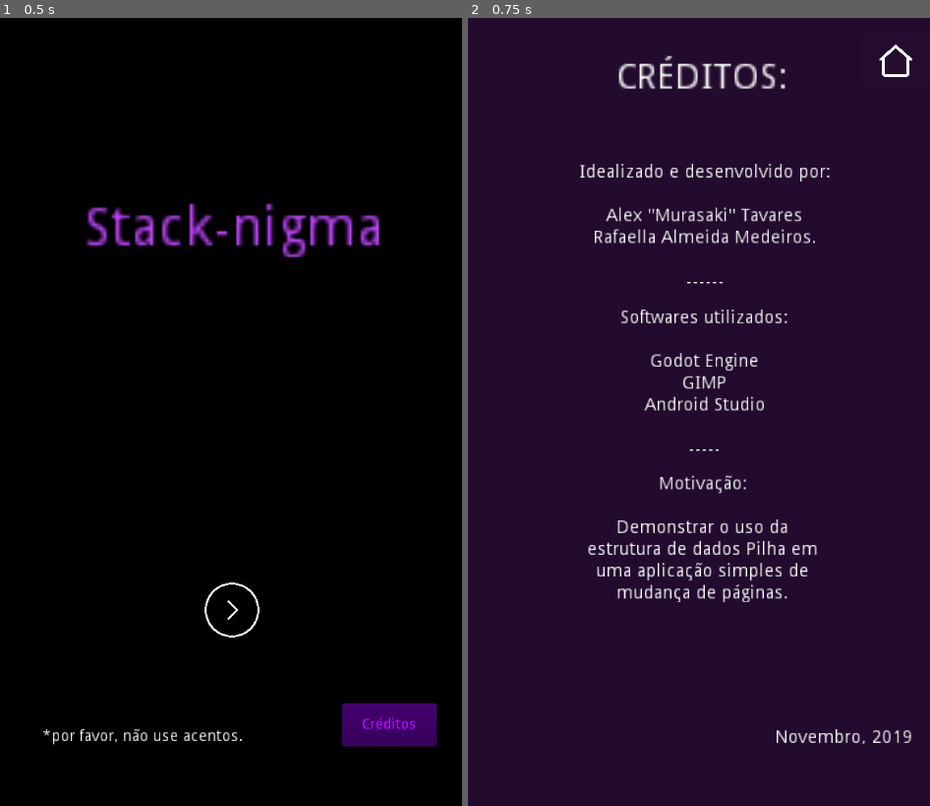
Above: before the commit, frames 1-2 (left to right).
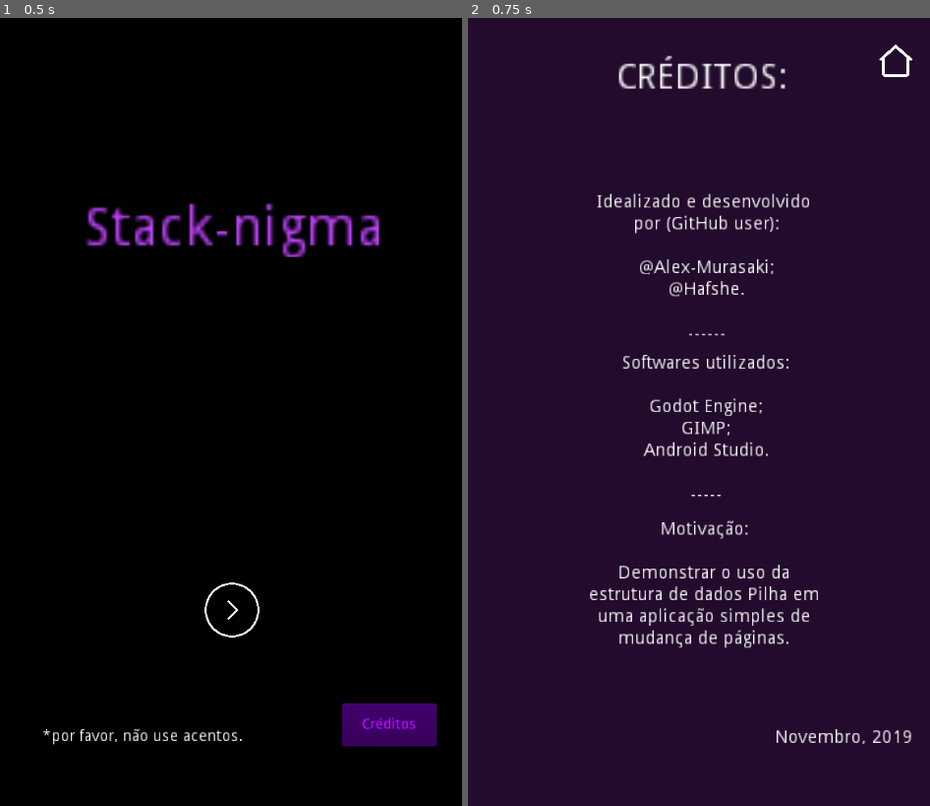
Above: after the commit, the same moments.

Repository: Alexsandro-ts/stack-nigma
Game: Godot game, scene res://cenas/main.tscn
Same seed, same stepped clock (60 frames per second), same inputs: the game is played once before the commit and once after it.
Inputs:
- Up to frame 1 (0.5 s): no input
- Up to frame 2 (0.75 s): click "Créditos" at 0.5 s

Frame 1 is identical in both runs. In frame 2, 5.7% of the frame differs, in the area x 24-79%, y 18-80%.

Commit message:
Adição da chave criptográfica.
Retirada de alguns comentários e adição da chave criptográfica ao exportador de apks.

Diff:
--- a/cenas/creditos.tscn
+++ b/cenas/creditos.tscn
@@ -6,7 +6,6 @@
 [node name="creditos" type="Node"]
 
 [node name="Control" parent="." instance=ExtResource( 1 )]
-editor/display_folded = true
 
 [node name="titulo" type="Label" parent="Control"]
 margin_left = 170.0
@@ -18,39 +17,40 @@
 align = 1
 
 [node name="devs" type="Label" parent="Control"]
-margin_left = 130.0
-margin_top = 170.0
-margin_right = 326.0
-margin_bottom = 269.0
+margin_left = 132.0
+margin_top = 205.0
+margin_right = 328.0
+margin_bottom = 321.0
 rect_scale = Vector2( 1.5, 1.5 )
-text = "Idealizado e desenvolvido por:
+text = "Idealizado e desenvolvido
+por (GitHub user):
 
-Alex \"Murasaki\" Tavares
-Rafaella Almeida Medeiros.
+@Alex-Murasaki;
+@Hafshe.
 
 ------"
 align = 1
 
 [node name="tools" type="Label" parent="Control"]
-margin_left = 130.0
-margin_top = 340.0
-margin_right = 326.0
-margin_bottom = 422.0
+margin_left = 132.0
+margin_top = 393.0
+margin_right = 328.0
+margin_bottom = 509.0
 rect_scale = Vector2( 1.5, 1.5 )
 text = "Softwares utilizados:
 
-Godot Engine
-GIMP
-Android Studio
+Godot Engine;
+GIMP;
+Android Studio.
 
 -----"
 align = 1
 
 [node name="objetive" type="Label" parent="Control"]
-margin_left = 130.0
-margin_top = 534.0
-margin_right = 323.0
-margin_bottom = 641.0
+margin_left = 132.0
+margin_top = 587.0
+margin_right = 325.0
+margin_bottom = 694.0
 rect_scale = Vector2( 1.5, 1.5 )
 text = "Motivação:
 
@@ -91,4 +91,7 @@
 [node name="dicaAberta" parent="botoesTouch/CanvasLayer" index="7"]
 visible = false
 
+[node name="Popup" parent="botoesTouch/CanvasLayer" index="8"]
+visible = false
+
 [editable path="botoesTouch"]
--- a/cenas/fases/pag_final.tscn
+++ b/cenas/fases/pag_final.tscn
@@ -12,6 +12,9 @@
 margin_bottom = 39.5
 
 [node name="botoesTouch" parent="." instance=ExtResource( 2 )]
+editor/display_folded = true
+
+[node name="CanvasLayer" parent="botoesTouch" index="0"]
 editor/display_folded = true
 
 [node name="start" parent="botoesTouch/CanvasLayer" index="0"]
@@ -33,6 +36,9 @@
 visible = false
 
 [node name="dicaAberta" parent="botoesTouch/CanvasLayer" index="7"]
+visible = false
+
+[node name="Popup" parent="botoesTouch/CanvasLayer" index="8"]
 visible = false
 
 [node name="mensagem_final" type="Label" parent="."]
@@ -57,21 +63,25 @@
 valign = 1
 
 [node name="creditos" type="Label" parent="."]
-margin_left = 20.0
-margin_top = 850.0
-margin_right = 299.0
-margin_bottom = 900.0
-text = "Desenvolvido por:
-Alex \"Murasaki\" Tavares, e
-Rafaella Almeida Medeiros"
+margin_left = 9.41333
+margin_top = 843.0
+margin_right = 288.413
+margin_bottom = 908.0
+text = "Desenvolvido por (GitHub users):
+
+@Alex-Murasaki (Alexsandro), e
+@Hafshe (Rafaella)."
 valign = 1
 
 [node name="creditos2" type="Label" parent="."]
-margin_left = 300.0
-margin_top = 890.0
-margin_right = 529.0
-margin_bottom = 910.0
-text = "será que teremos atualizações...?"
+margin_left = 276.0
+margin_top = 840.0
+margin_right = 525.0
+margin_bottom = 905.0
+text = "será que teremos atualizações...?
+
+Fique de olho em:
+github.com/Alex-Murasaki/stack-nigma"
 valign = 1
 
 [editable path="botoesTouch"]
--- a/scripts/botoes_touch.gd
+++ b/scripts/botoes_touch.gd
@@ -13,26 +13,6 @@
 	else:
 		posterior = 1
 
-#	$CanvasLayer/Popup/AcceptDialog
-
-#	"python e melhor que java"
-#	k1b3g9s4l4m9  w1  n8w1o6s4l4i5  j2f5w1  q2z7e7z7
-
-#	"maconha"
-#	n8z7y3l4m9s4z7
-
-#	"aokigahara"
-#	z7l4p3r6z7s4z7i5z7
-
-#	"sim"
-#	h7r6n8
-
-	# Melhor que o que
-	# n8w1o6s4l4i5  j2f5w1  l4  j2f5w1
-
-	# python e melhor
-	# k1b3g9s4l4m9  w1  n8w1o6s4l4i5
-
 	if get_parent().name == "main":
 		$CanvasLayer/depois.hide()
 		$CanvasLayer/input.hide()
@@ -41,7 +21,6 @@
 		$CanvasLayer/fase.hide()
 		$CanvasLayer/titulo.hide()
 		$CanvasLayer/enigma.hide()
-#		$CanvasLayer/Popup/AcceptDialog.hide()
 		pass
 	if get_parent().name.begins_with("pag"):
 		$CanvasLayer/start.hide()
@@ -53,20 +32,16 @@
 		$CanvasLayer/dicaAberta.hide()
 		$CanvasLayer/fase.hide()
 		$CanvasLayer/titulo.hide()
-#		$CanvasLayer/enigma.hide()
-#		$CanvasLayer/Popup/AcceptDialog.hide()
 		$CanvasLayer/start.hide()
-
 	pass
 
 func _on_depois_pressed():
 	if entrada.to_lower() == pilha.stack_key.topo.get_atual():
-#		if posterior > 0:
-			pilha.stack_main_aux.add(pilha.stack_main.topo.get_atual())
-			pilha.stack_main.desempilhar()
-			pilha.stack_key_aux.add(pilha.stack_key.topo.get_atual())
-			pilha.stack_key.desempilhar()
-			get_tree().change_scene(pilha.stack_main.topo.get_atual())
+		pilha.stack_main_aux.add(pilha.stack_main.topo.get_atual())
+		pilha.stack_main.desempilhar()
+		pilha.stack_key_aux.add(pilha.stack_key.topo.get_atual())
+		pilha.stack_key.desempilhar()
+		get_tree().change_scene(pilha.stack_main.topo.get_atual())
 	else:
 		if get_parent().name == "pag_links":
 			if entrada == "k1b3g9s4l4m9  w1  n8w1o6s4l4i5":
@@ -79,7 +54,6 @@
 		else:
 				$CanvasLayer/Popup/Panel/Label.set_text("Resposta errada.")
 				$CanvasLayer/Popup.show()
-#				$CanvasLayer/Popup/Label2.show()
 	pass # Replace with function body.
 
 func _on_atualiza_pressed():
--- a/scripts/pilhas.gd
+++ b/scripts/pilhas.gd
@@ -22,7 +22,6 @@
 		return topo
 
 	func set_topo(val):
-#		print('val ',val)
 		topo = val
 
 	func get_qtd_elementos():
Not shown, removed: bin/stack-nigma(iOS).pck
Not shown, changed: bin/stack-nigma_v0.3.apk
Not shown, added: bin/stack-nigma_v1.1.apk
